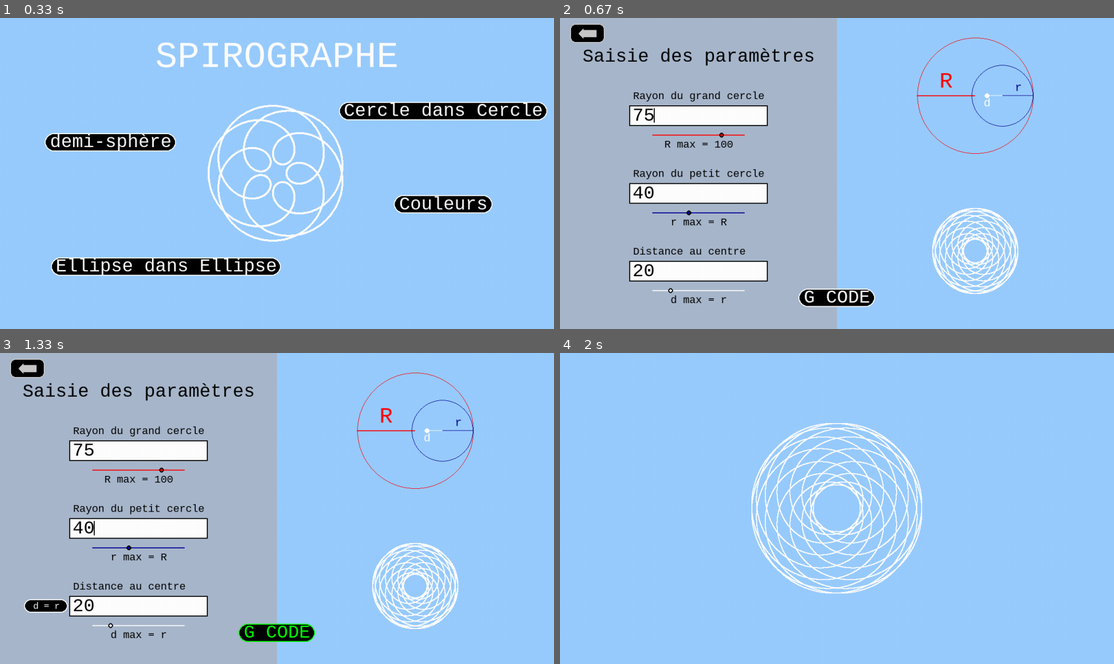
Above: before the commit, frames 1-4 (two rows, left to right).
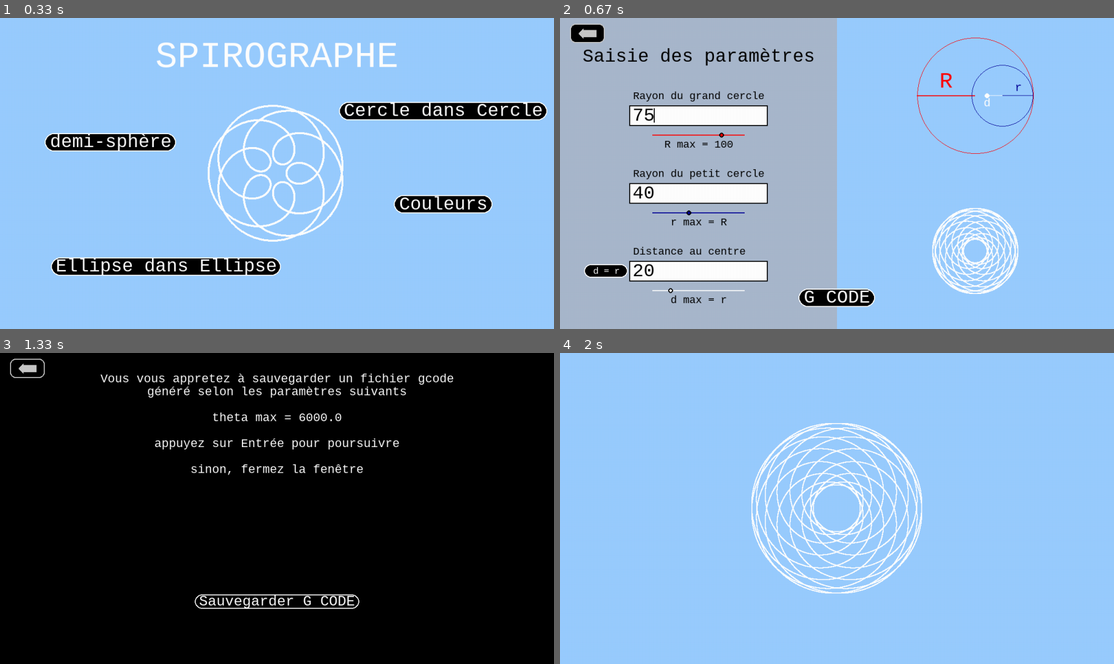
Above: after the commit, the same moments.

Repository: Nashoba1er/SPIROGRAPHE
Game: pygame game, started from logiciel spirographe.py
The game is run twice, just before and just after one commit, with the same random seed, the same clock (stepped at 60 frames per second) and the same inputs.
Inputs (mouse positions are in pixels of both pictures, inside the frame that each line leads up to):
- Up to frame 1 (0.33 s): no input
- Up to frame 2 (0.67 s): click "Cercle dans Cercle" at 0.38 s
- Up to frame 3 (1.33 s): click "G CODE" at 0.72 s; tap Enter at 1 s
- Up to frame 4 (2 s): press the mouse at (1047, 626) at 1.37 s; move the mouse to (1014, 592) at 1.47 s; release the mouse at (981, 558) at 1.6 s

Frame 1 is identical in both runs. In frame 2, 0.3% of the frame differs, in the area x 4-13%, y 79-84%; in frame 3, 98%, in the area x 0-100%, y 0-100%; in frame 4, nothing differs.

Commit message:
ajout de la partie de papis

Diff:
--- a/code de base pygame.py
+++ b/code de base pygame.py
@@ -1,24 +1,110 @@
+import numpy as np
+from math import *
 from pygame import *
-import sys
+import tkinter as tk
+from tkinter import filedialog
 
-# Initialisation de
+def points_3d (theta_max, N, petit_r, grand_r, p, Rsphere) :
+  #retourne la liste des points en 3D de coordonée z qui varie selon le rayon Rsphere si (grand_r-petit_r+p)<=Rpshere
+  #retourne la liste des points en 3D de coordonée z fixe égale à 0 si Rsphere = 0
+    theta = np.linspace(0.0, theta_max, N)
+    diff_r = grand_r - petit_r
+    q = 1.0 - (grand_r/petit_r) #arrangez vous pour que ce rapport soit différent de 1/2
+    max_dist = diff_r + p
+    res = []
+    if (Rsphere == 0) :
+      for i in range (N) :
+        new_x = diff_r*np.cos(theta[i]) + p * np.cos(q*theta[i])
+        new_y = diff_r*np.sin(theta[i]) + p * np.sin(q*theta[i])
+        z = 0
+        res.append((new_x, new_y, z))
+    elif (max_dist<=Rsphere) :
+      for i in range (N) :
+        new_x = diff_r*np.cos(theta[i]) + p * np.cos(q*theta[i])
+        new_y = diff_r*np.sin(theta[i]) + p * np.sin(q*theta[i])
+        z = sqrt(Rsphere*Rsphere - new_x*new_x - new_y*new_y) - sqrt (Rsphere*Rsphere - max_dist*max_dist)
+        res.append((new_x, new_y, z))
+    else :
+        print("le motif est trop grand pour la sphere")
+    return res
+
+def generate_gcode_points(points, extrusion_rate=0.05, layer_height=0.2):
+  #genere le gcode à partir d'une liste de points
+    gcode = []
+    gcode.append("; Début du fichier G-code")
+    gcode.append("G21 ; Unités en millimètres")
+    gcode.append("G90 ; Mode de positionnement absolu")
+    gcode.append("G28 ; Aller à l'origine")
+    gcode.append("G92 E0 ; Réinitialiser l'extrusion")
+    gcode.append("G1 Z0.2 F300 ; Début à la window_height de couche initiale")
+    extrusion = 0
+    for i, point in enumerate(points):
+        x, y, z = point
+        if i == 0:
+            gcode.append(f"G0 X{x:.6f} Y{y:.6f} Z{z:.6f} ; Déplacement initial")
+        else:
+            distance = ((points[i][0] - points[i - 1][0]) ** 2 +
+                        (points[i][1] - points[i - 1][1]) ** 2 +
+                        (points[i][2] - points[i - 1][2]) * 2) * 0.5
+            extrusion += distance * extrusion_rate
+            gcode.append(f"G1 X{x:.6f} Y{y:.6f} Z{z:.6f} E{extrusion:.4f}")
+    gcode.append("G1 E-1 F300 ; Rétractation")
+    gcode.append("G28 ; Retour à l'origine")
+    gcode.append("M104 S0 ; Arrêt de l'extrudeur")
+    gcode.append("M140 S0 ; Arrêt du plateau")
+    gcode.append("; Fin du fichier G-code")
+    return "\n".join(gcode)
+
+def write_gcode (theta_max, N, petit_r, grand_r, p, Rsphere) :
+  points = points_3d (theta_max, N, petit_r, grand_r, p, Rsphere)
+  gcode = generate_gcode_points (points)
+  if (Rsphere>=(grand_r - petit_r + p)) :
+    gcode_name = f"{theta_max:.0f}_{N}_{petit_r:.0f}_{grand_r:.0f}_{p:.0f}_{Rsphere:.0f}.gcode"
+  elif (Rsphere==0) :
+    gcode_name = f"{theta_max:.0f}_{N}_{petit_r:.0f}_{grand_r:.0f}_{p:.0f}_a_plat.gcode"
+  return gcode_name, gcode
+
+def sauvegarde_fichier_gcode(name, content):
+    root = tk.Tk()
+    root.withdraw()  # Cacher la fenêtre principale Tkinter
+    fichier = filedialog.asksaveasfilename(
+        title="Enregistrer sous",
+        initialfile=name,
+        filetypes=[("Fichiers GCODE", ".gcode"), ("Tous les fichiers", ".*")]
+    )
+
+    if fichier:  # Si un chemin est sélectionné
+        # S'assurer que l'extension ".gcode" est ajoutée si non fournie
+        if not fichier.endswith(".gcode"):
+            fichier += ".gcode"
+
+        # Créer ou écraser le fichier
+        try:
+            with open(fichier, 'w') as f:
+                f.write(content)  # remplacer par le code génére en fonction des parametres
+            print(f"Fichier créé : {fichier}")
+        except Exception as e:
+            print(f"Erreur lors de la création du fichier : {e}")
+    return fichier
+
+#Sélection des valeurs
+
+theta_max = 6000.0
+N = 100000
+petit_r = 39
+grand_r = 100
+p = 35
+Rsphere = 175
+
+# Initialiser Pygame
 init()
 
-# taille de l'écran
-info = display.Info()
-screen_width, screen_height = info.current_w, info.current_h
+# Paramètres de la fenêtre Pygame
+window_width, window_height = 800, 600
+screen = display.set_mode((window_width, window_height))
+display.set_caption("Exemple avec Pygame et Tkinter")
 
-# Définir les dimensions de la fenêtre
-screen_width = int(screen_width)
-screen_height = int(screen_height * 0.90)
-
-# Créer la fenêtre
-screen = display.set_mode((screen_width, screen_height))
-display.set_caption("Fenêtre Pygame - Fond bleu")
-
-# Couleur bleue
-blue_color = (0, 0, 255)
-
+# Fonction pour afficher un texte
 def ecriture(phrase,color,taille,position):
     '''
     entrée :
@@ -34,22 +120,35 @@
     position_string = string_rendu.get_rect(center=position) #positionement du texte dans la fenêtre.
     screen.blit(string_rendu, position_string) #texte début de question
 
-screen.fill(blue_color)
 
+# Mise à jour de l'écran Pygame
+
+def menu_g_code():
+    screen.fill((0, 0, 0))  # Fond noir
+    i = 1
+    ecriture("Vous vous appretez à sauvegarder un fichier gcode" , (255,255,255), 25, (window_width/2, i*window_height/12))
+    ecriture("généré selon les paramètres suivants" , (255,255,255), 25, (window_width/2, (2*i+1)*window_height/24))
+    i = i+1.5
+    ecriture("theta max = " + str(theta_max), (255,255,255), 25, (window_width/2, i*window_height/12))
+    i = i+1
+    ecriture("appuyez sur Entrée pour poursuivre", (255,255,255), 25 ,(window_width/2, i*window_height/12))
+    i = i+1
+    ecriture("sinon, fermez la fenêtre", (255,255,255), 25, (window_width/2, i*window_height/12))
+    display.flip()
+
+menu_g_code()
 
 # Boucle principale
-running = True
-while running:
-    for pyEvent in event.get():
-        if pyEvent.type == QUIT:  # Quitter le programme
-            running = False
-
-    # Remplir l'écran avec la couleur bleue
-    ecriture("prout oe oe oe",(0,255,0),36,(screen_width/2,screen_height/2))
-
-    # Mettre à jour l'écran
-    display.flip()
-
+run_g_code = True
+while run_g_code:
+    for Pyevent in event.get():
+        if Pyevent.type == QUIT:
+            run_g_code = False
+        elif Pyevent.type == KEYDOWN and Pyevent.key == K_RETURN:  # Appuyer sur Entrée pour sauvegarder
+            gcode_name, gcode = write_gcode (theta_max, N, petit_r, grand_r, p, Rsphere)
+            run_g_code = False
+            chemin_fichier = sauvegarde_fichier_gcode(gcode_name, gcode)
+            if chemin_fichier:
+                print(f"Fichier enregistré à : {chemin_fichier}")
 # Quitter Pygame
 quit()
-sys.exit()
--- a/logiciel spirographe.py
+++ b/logiciel spirographe.py
@@ -1,6 +1,7 @@
 from pygame import init, draw, font, K_BACKSPACE, key, K_RETURN, K_DOWN, K_UP, KEYDOWN, K_LEFT, K_RIGHT, KEYUP, time
 from pygame import K_TAB, K_LSHIFT, K_RSHIFT, display, event, QUIT, MOUSEBUTTONDOWN, MOUSEMOTION, MOUSEBUTTONUP, K_ESCAPE
 from numpy import linspace, cos, sin, sqrt
+from tkinter import filedialog, Tk
 
 # couleurs
 
@@ -302,6 +303,8 @@
     ecrit(current_line)
     curseurs_init()
     return_arrow((0,0))
+    bouton_gcode((0,0))
+    bouton_d_equal_r((0,0))
 
 def zoom_schema(lines):
     '''
@@ -442,6 +445,7 @@
         dragging = le numéro du champ dont le curseur est associé
     effet :
         met à jour la position du curseur et met à jour le champ
+        met à jour 2 curseurs si d = r est enclenché
     '''
 
     # set les variables dont j'ai besoin
@@ -462,12 +466,24 @@
 
     # mise à jour de la valeur du champ :
     param = int(((pos_curseur_x-pos_x+width/2))/width * 100)
-
     lines[num_curseur] = str(param)
+
+    if d_equal_r and num_curseur == 1:
+        lines[2] = lines[1]
+        ecrit(2)
+        curseur(2)
+    if d_equal_r and num_curseur == 2:
+        lines[1] = lines[2]
+        ecrit(1)
+        curseur(1)
+
     cursor_position = len(lines[current_line])
     modifie_rayons(lines)
+
     ecrit(num_curseur)
     curseur(num_curseur)
+
+
 
 def bouton_d_equal_r(pos):
     '''
@@ -609,7 +625,6 @@
         lines[current_line-1] = lines[current_line]
         modifie_rayons(lines)
 
-
 def ecrit(num_champ):
     '''
     entrée :
@@ -683,11 +698,11 @@
         si le clic est sur le bouton d = r :
             met la variable d_equal_r true si elle était à false et inversement
 
-        (si le clic est sur le bouton G CODE :)
-        (    ouvre le menu G CODE )
-        (    n'ouvre pas le zoom_rendu)
-    '''
-    global current_line, cursor_position, run_zoom_rendu, run_cdc, run_zoom_schema, dragging, d_equal_r
+        si le clic est sur le bouton G CODE :
+            ouvre le menu G CODE
+            n'ouvre pas le zoom_rendu
+    '''
+    global current_line, cursor_position, run_zoom_rendu, run_cdc, run_zoom_schema, dragging, d_equal_r, run_g_code
     coord_x, coord_y = coord
     espace = window_height/4
     current_line1_y = 9*window_height/32
@@ -728,10 +743,12 @@
         if d_equal_r :
             lines[2] = lines[1]
             ecrit(2)
-
-
+            modifie_rayons(lines)
+
+    #clic sur le bouton g_code
     if bouton_gcode(coord):
-        print("clic sur le bouton G CODE")
+        run_g_code = True
+        run_zoom_rendu = False
 
     display.flip()
 
@@ -1377,6 +1394,149 @@
         run_ede = False
 
 
+#fonctions pour le menu G CODE :
+
+
+def points_3d (theta_max, N, petit_r, grand_r, p, Rsphere) :
+  #retourne la liste des points en 3D de coordonée z qui varie selon le rayon Rsphere si (grand_r-petit_r+p)<=Rpshere
+  #retourne la liste des points en 3D de coordonée z fixe égale à 0 si Rsphere = 0
+    theta = linspace(0.0, theta_max, N)
+    diff_r = grand_r - petit_r
+    q = 1.0 - (grand_r/petit_r) #arrangez vous pour que ce rapport soit différent de 1/2
+    max_dist = diff_r + p
+    res = []
+    if (Rsphere == 0) :
+      for i in range (N) :
+        new_x = diff_r*cos(theta[i]) + p * cos(q*theta[i])
+        new_y = diff_r*sin(theta[i]) + p * sin(q*theta[i])
+        z = 0
+        res.append((new_x, new_y, z))
+    elif (max_dist<=Rsphere) :
+      for i in range (N) :
+        new_x = diff_r*cos(theta[i]) + p * cos(q*theta[i])
+        new_y = diff_r*sin(theta[i]) + p * sin(q*theta[i])
+        z = sqrt(Rsphere*Rsphere - new_x*new_x - new_y*new_y) - sqrt (Rsphere*Rsphere - max_dist*max_dist)
+        res.append((new_x, new_y, z))
+    else :
+        print("le motif est trop grand pour la sphere")
+    return res
+
+def generate_gcode_points(points, extrusion_rate=0.05, layer_height=0.2):
+  #genere le gcode à partir d'une liste de points
+    gcode = []
+    gcode.append("; Début du fichier G-code")
+    gcode.append("G21 ; Unités en millimètres")
+    gcode.append("G90 ; Mode de positionnement absolu")
+    gcode.append("G28 ; Aller à l'origine")
+    gcode.append("G92 E0 ; Réinitialiser l'extrusion")
+    gcode.append("G1 Z0.2 F300 ; Début à la window_height de couche initiale")
+    extrusion = 0
+    for i, point in enumerate(points):
+        x, y, z = point
+        if i == 0:
+            gcode.append(f"G0 X{x:.6f} Y{y:.6f} Z{z:.6f} ; Déplacement initial")
+        else:
+            distance = ((points[i][0] - points[i - 1][0]) ** 2 +
+                        (points[i][1] - points[i - 1][1]) ** 2 +
+                        (points[i][2] - points[i - 1][2]) * 2) * 0.5
+            extrusion += distance * extrusion_rate
+            gcode.append(f"G1 X{x:.6f} Y{y:.6f} Z{z:.6f} E{extrusion:.4f}")
+    gcode.append("G1 E-1 F300 ; Rétractation")
+    gcode.append("G28 ; Retour à l'origine")
+    gcode.append("M104 S0 ; Arrêt de l'extrudeur")
+    gcode.append("M140 S0 ; Arrêt du plateau")
+    gcode.append("; Fin du fichier G-code")
+    return "\n".join(gcode)
+
+def write_gcode (theta_max, N, petit_r, grand_r, p, Rsphere) :
+  points = points_3d (theta_max, N, petit_r, grand_r, p, Rsphere)
+  gcode = generate_gcode_points (points)
+  if (Rsphere>=(grand_r - petit_r + p)) :
+    gcode_name = f"{theta_max:.0f}_{N}_{petit_r:.0f}_{grand_r:.0f}_{p:.0f}_{Rsphere:.0f}.gcode"
+  elif (Rsphere==0) :
+    gcode_name = f"{theta_max:.0f}_{N}_{petit_r:.0f}_{grand_r:.0f}_{p:.0f}_a_plat.gcode"
+  return gcode_name, gcode
+
+def sauvegarde_fichier_gcode(name, content):
+    root = Tk()
+    root.withdraw()  # Cacher la fenêtre principale Tkinter
+    fichier = filedialog.asksaveasfilename(
+        title="Enregistrer sous",
+        initialfile=name,
+        filetypes=[("Fichiers GCODE", ".gcode"), ("Tous les fichiers", ".*")]
+    )
+
+    if fichier:  # Si un chemin est sélectionné
+        # S'assurer que l'extension ".gcode" est ajoutée si non fournie
+        if not fichier.endswith(".gcode"):
+            fichier += ".gcode"
+
+        # Créer ou écraser le fichier
+        try:
+            with open(fichier, 'w') as f:
+                f.write(content)  # remplacer par le code génére en fonction des parametres
+            print(f"Fichier créé : {fichier}")
+        except Exception as e:
+            print(f"Erreur lors de la création du fichier : {e}")
+    return fichier
+
+def menu_g_code(theta_max):
+    screen.fill((0, 0, 0))  # Fond noir
+    i = 1
+    ecriture("Vous vous appretez à sauvegarder un fichier gcode" , (255,255,255), 25, (window_width/2, i*window_height/12))
+    ecriture("généré selon les paramètres suivants" , (255,255,255), 25, (window_width/2, (2*i+1)*window_height/24))
+    i = i+1.5
+    ecriture("theta max = " + str(theta_max), (255,255,255), 25, (window_width/2, i*window_height/12))
+    i = i+1
+    ecriture("appuyez sur Entrée pour poursuivre", (255,255,255), 25 ,(window_width/2, i*window_height/12))
+    i = i+1
+    ecriture("sinon, fermez la fenêtre", (255,255,255), 25, (window_width/2, i*window_height/12))
+    return_arrow((0,0))
+    bouton_save_g_code((0,0))
+
+    display.flip()
+
+def sauvegarde_g_code(theta_max, N, petit_r, grand_r, p, Rsphere):
+    gcode_name, gcode = write_gcode (theta_max, N, petit_r, grand_r, p, Rsphere)
+    chemin_fichier = sauvegarde_fichier_gcode(gcode_name, gcode)
+    if chemin_fichier:
+        print(f"Fichier enregistré à : {chemin_fichier}")
+
+def bouton_save_g_code(pos):
+    #Ajout pour les boutons
+    res = False
+    message = "Sauvegarder G CODE"
+    (cursor_x, cursor_y) = pos
+    police_taille2 = police_taille-8
+    width = police_taille2*3/5*(len(message)+1)
+    height = police_taille2
+    pos_x = window_width/2
+    pos_y = 8*window_height/10
+    draw.rect(screen,couleur("BLACK"),[pos_x-(width/2),pos_y-(height/2),width,height],0,20)
+    if cursor_x < pos_x+(width/2) and cursor_x > pos_x-(width/2) and cursor_y < pos_y+(height/2) and cursor_y > pos_y-(height/2):
+        draw.rect(screen,couleur("GREEN"),[pos_x-(width/2),pos_y-(height/2),width,height],2,20)
+        ecriture(message,couleur("GREEN"),police_taille2,(pos_x,pos_y))
+        res = True
+
+    else :
+        draw.rect(screen,couleur("WHITE"),[pos_x-(width/2),pos_y-(height/2),width,height],2,20)
+        ecriture(message,couleur("WHITE"),police_taille2,(pos_x,pos_y))
+    return res
+
+def clic_g_code(pos):
+    global run_g_code
+    if bouton_save_g_code(pos):
+        sauvegarde_g_code(
+            theta_max = 6000.0,
+            N = 100000,
+            petit_r = 39,
+            grand_r = 100,
+            p = 35,
+            Rsphere = 175
+        )
+    if return_arrow(pos):
+        run_g_code = False
+
 ## affichage
 
 # définition de l'écran
@@ -1426,6 +1586,7 @@
 run_cdc3D = False
 run_ede = False
 numéro = 2
+run_g_code = False
 
 menu_choix()
 
@@ -1451,8 +1612,9 @@
                         run = False
                     if pyEvent.type == MOUSEBUTTONDOWN:
                         clic(pyEvent.pos)
+                        if run_zoom_schema:
+                            zoom_schema(lines)
                         while run_zoom_schema :
-                            zoom_schema(lines)
                             for pyEvent in event.get():
                                 if pyEvent.type == QUIT :
                                     run = False
@@ -1463,8 +1625,9 @@
                                     menu_cercle_dans_cercle_init(lines)
                                     ecrit(current_line)
                             display.flip() #mettre à jour l'affichage
+                        if run_zoom_rendu:
+                            zoom_rendu(lines)
                         while run_zoom_rendu :
-                            zoom_rendu(lines)
                             for pyEvent in event.get():
                                 if pyEvent.type == QUIT :
                                     run_cdc = False
@@ -1475,6 +1638,30 @@
                                     menu_cercle_dans_cercle_init(lines)
                                     ecrit(current_line)
                             display.flip() #mettre à jour l'affichage
+                        if run_g_code:
+                            menu_g_code(theta_max = 6000.0)
+                        # Boucle g_code
+                        while run_g_code:
+                            for Pyevent in event.get():
+                                if Pyevent.type == QUIT:
+                                    run_g_code = False
+                                    run_cdc = False
+                                    run = False
+                                if Pyevent.type == KEYDOWN and Pyevent.key == K_RETURN:  # Appuyer sur Entrée pour sauvegarder
+                                    run_g_code = False
+                                    sauvegarde_g_code(
+                                        theta_max = 6000.0,
+                                        N = 100000,
+                                        petit_r = 39,
+                                        grand_r = 100,
+                                        p = 35,
+                                        Rsphere = 175)
+                                if Pyevent.type == MOUSEBUTTONDOWN:
+                                    clic_g_code(Pyevent.pos)
+                                if Pyevent.type == MOUSEMOTION:
+                                    bouton_save_g_code(Pyevent.pos)
+                                    return_arrow(Pyevent.pos)
+                            display.flip()
 
                     if pyEvent.type == KEYDOWN:
                         input_to_text(pyEvent)  # Appel à la fonction pour gérer l'input
Not shown, changed: 10000_100000_65_100_65_100.gcode
Not shown, removed: 10000_75000_65_100_65_100.gcode
Not shown, removed: 6000_1000_39_100_35_151.gcode
